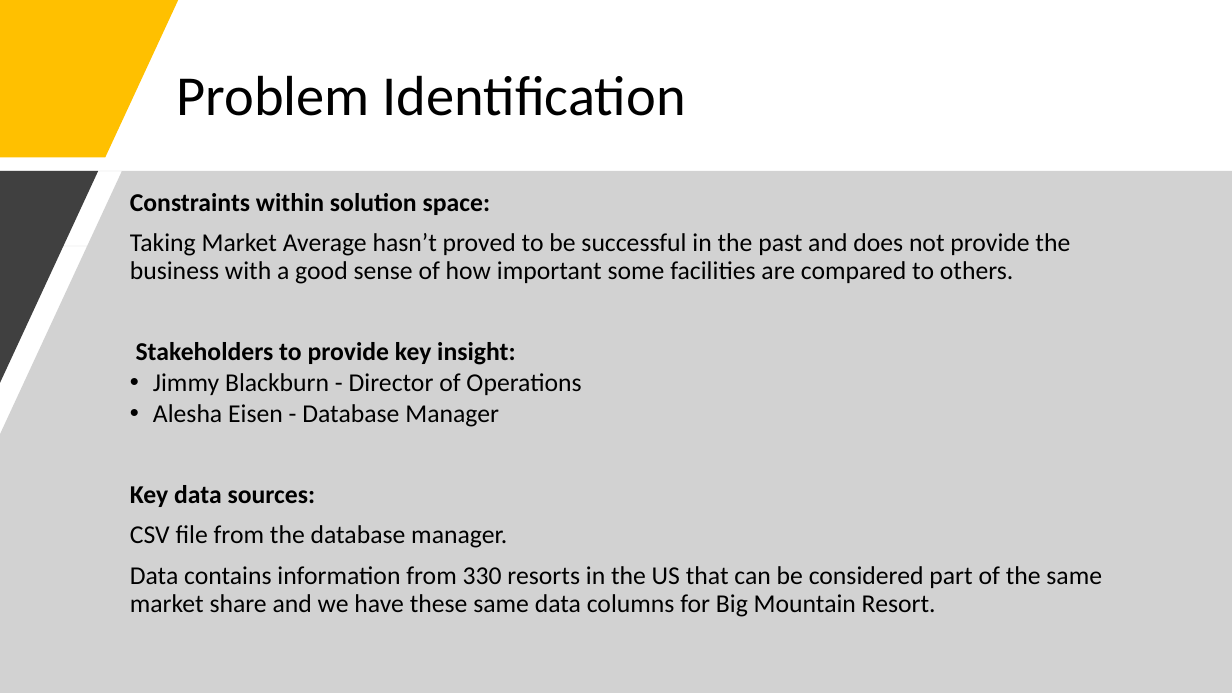
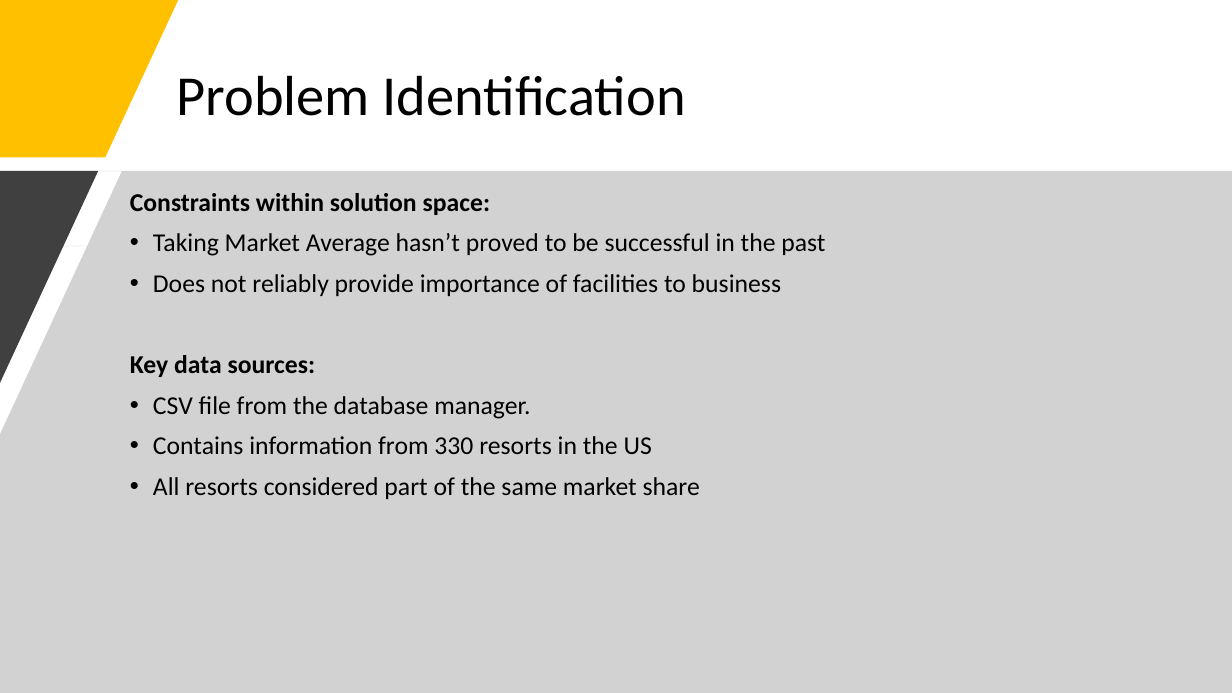
Before and after one commit to Shruti06Oct/DataScienceGuidedCapstone, a slide deck: slide 3 of Big Mountain Case Study.pptx. Drawn at 1232x693 pixels with LibreOffice and Linux fonts; fonts in the diff are those of the drawing. Boxes give left, top, right and bottom in pixels: in the first picture for what was removed or moved away, otherwise in the second. Text is boxed around its words. In the diff, an @@ line names an element or a change of style, - is before the commit and + after.

```diff
--- a/Big Mountain Case Study.pptx
+++ b/Big Mountain Case Study.pptx
@@ text at box(153, 233, 825, 296): text changed @@
-Taking Market Average hasn’t proved to be successful in the past and does not provide the business with a good sense of how important some facilities are compared to others.
-Stakeholders to provide key insight:
-• Jimmy Blackburn - Director of Operations
-• Alesha Eisen - Database Manager
+• Taking Market Average hasn’t proved to be successful in the past
+• Does not reliably provide importance of facilities to business
@@ text at box(153, 396, 530, 419): bullet none to • @@
@@ text at box(153, 436, 700, 499): text changed @@
-Data contains information from 330 resorts in the US that can be considered part of the same market share and we have these same data columns for Big Mountain Resort.
+• Contains information from 330 resorts in the US
+• All resorts considered part of the same market share
```
Also in this commit, not shown: 6 other slides changed, 2 slides added.
